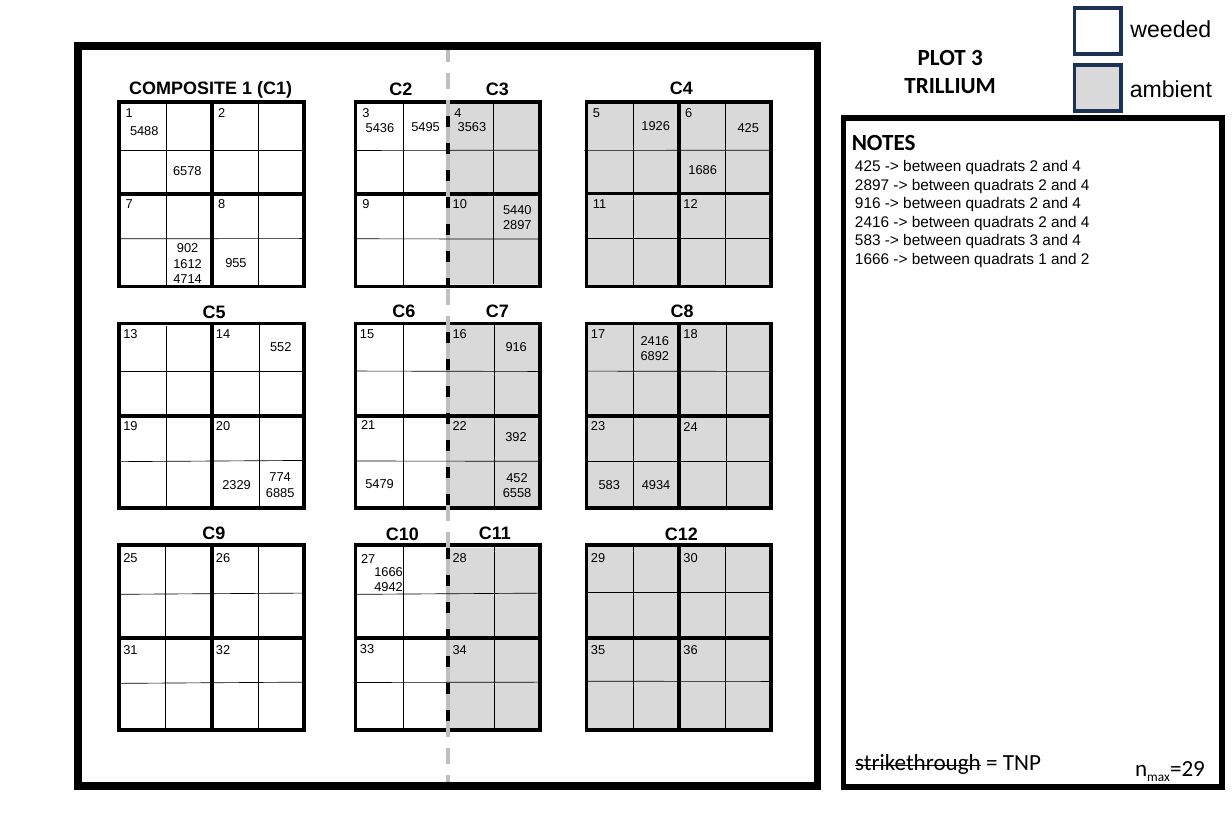
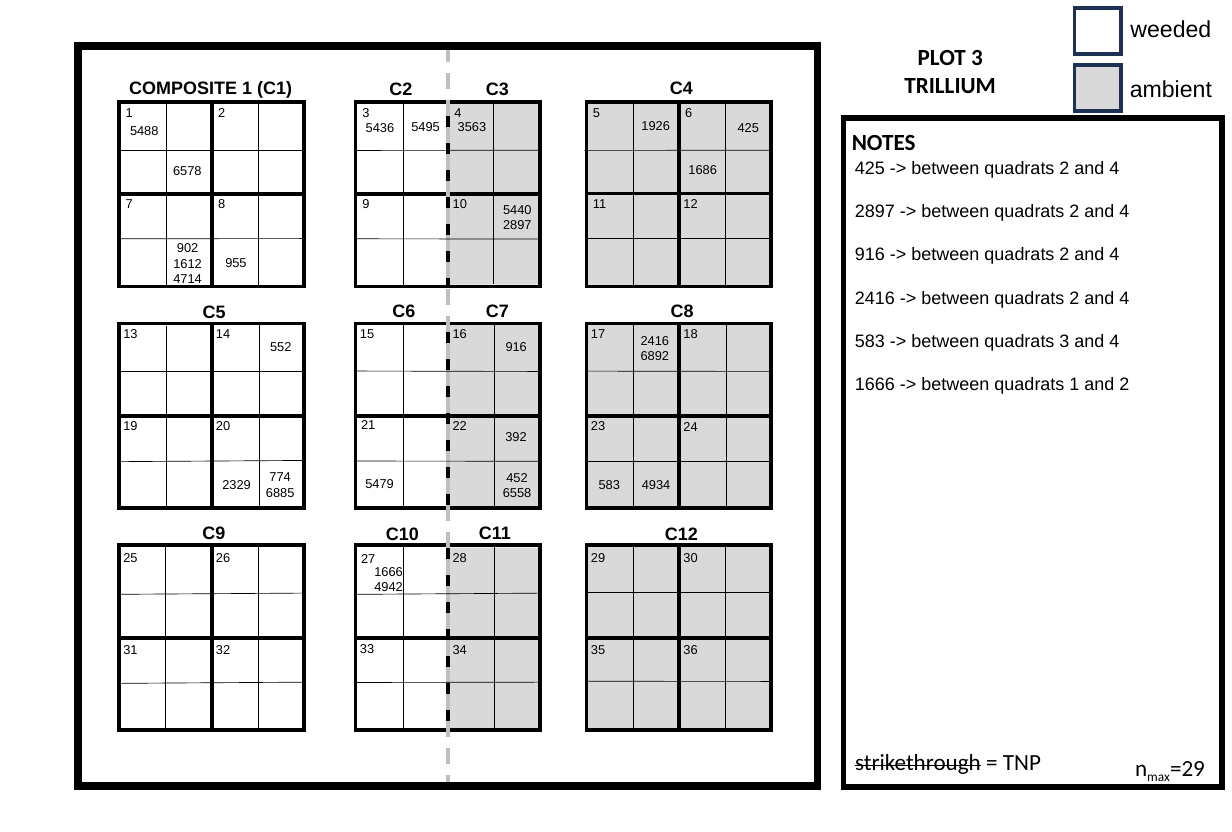
Before and after one commit to eaperkowski/2024_TT_phys, a slide deck: slide 2 of maps/TT_subplot_map_fillable.pptx. Drawn at 1232x832 pixels with LibreOffice and Linux fonts; fonts in the diff are those of the drawing. Boxes give left, top, right and bottom in pixels: in the first picture for what was removed or moved away, otherwise in the second. Text is boxed around its words. In the diff, an @@ line names an element or a change of style, - is before the commit and + after.

```diff
--- a/maps/TT_subplot_map_fillable.pptx
+++ b/maps/TT_subplot_map_fillable.pptx
@@ text "425 -> between quadrats 2 ..." at [855,161,1129,394]: size 12 to 14 pt @@
```
Also in this commit, not shown: 5 other slides changed, 3 other files.
